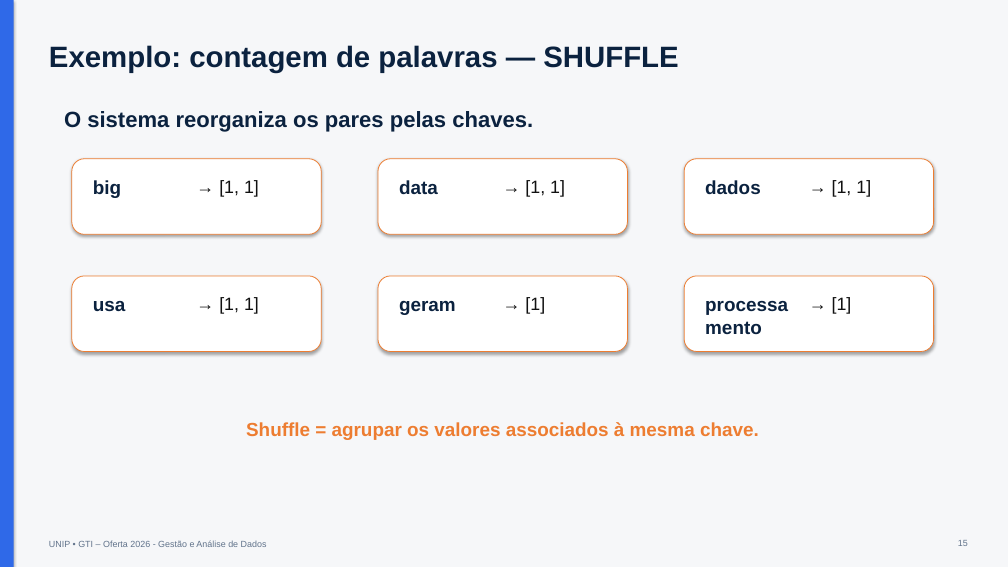
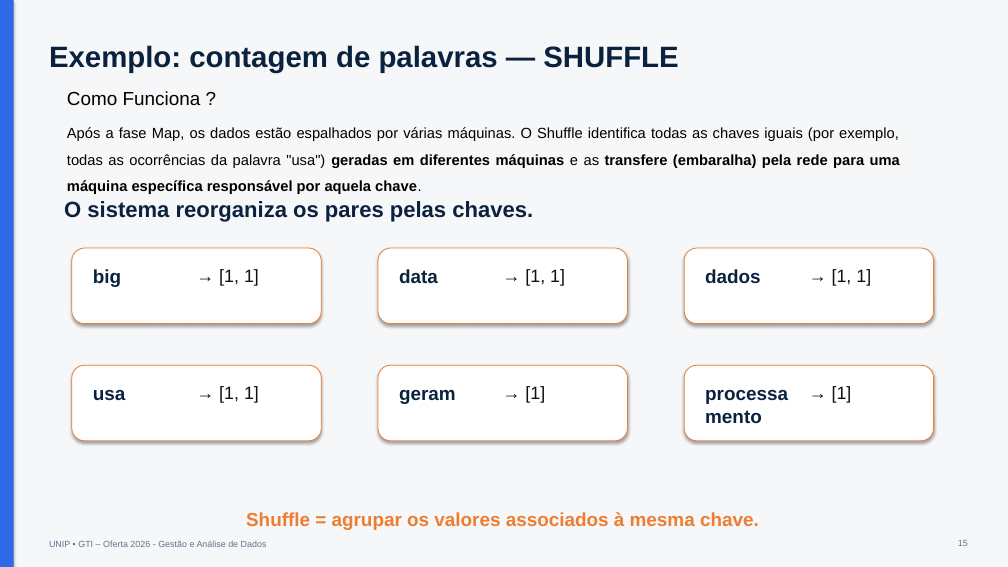
Before and after one commit to miguel7penteado/2026-2-gestao-e-analise-de-dados, a slide deck: slide 18 of slides/08-aula08/Aula 08 - BIG Data.pptx (slide 16 before the commit). Drawn at 1008x567 pixels with LibreOffice and Linux fonts; fonts in the diff are those of the drawing. Boxes give left, top, right and bottom in pixels: in the first picture for what was removed or moved away, otherwise in the second. Text is boxed around its words. In the diff, an @@ line names an element or a change of style, - is before the commit and + after.

```diff
--- a/slides/08-aula08/Aula 08 - BIG Data.pptx
+++ b/slides/08-aula08/Aula 08 - BIG Data.pptx
@@ text added at (67, 91, 201, 106), 18 pt, text #000000 @@
+Como Funciona ?
@@ text added at (67, 127, 900, 194), 14 pt, text #000000 @@
+Após a fase Map, os dados estão espalhados por várias máquinas. O Shuffle identifica todas as chaves iguais (por exemplo, todas as ocorrências da palavra "usa") geradas em diferentes máquinas e as transfere (embaralha) pela rede para uma máquina específica responsável por aquela chave.
@@ 3 rounded rectangles, 1 text: place and size @@
-3 rounded rectangles, 1 text at (72, 276, 934, 352)
+3 rounded rectangles, 1 text at (72, 248, 934, 324)
@@ 12 texts: place and size @@
-12 texts at (64, 111, 871, 440)
+12 texts at (64, 201, 871, 530)
@@ proportions changed in 6 elements at (72, 248, 321, 324), (378, 248, 628, 324), (684, 248, 934, 324), (72, 365, 321, 441), (378, 365, 628, 441), (684, 365, 934, 441) @@
@@ 3 rounded rectangles, 1 text: place and size @@
-3 rounded rectangles, 1 text at (72, 159, 934, 234)
+3 rounded rectangles, 1 text at (72, 365, 934, 441)
```
Also in this commit, not shown: 16 other slides changed, 3 slides added.
